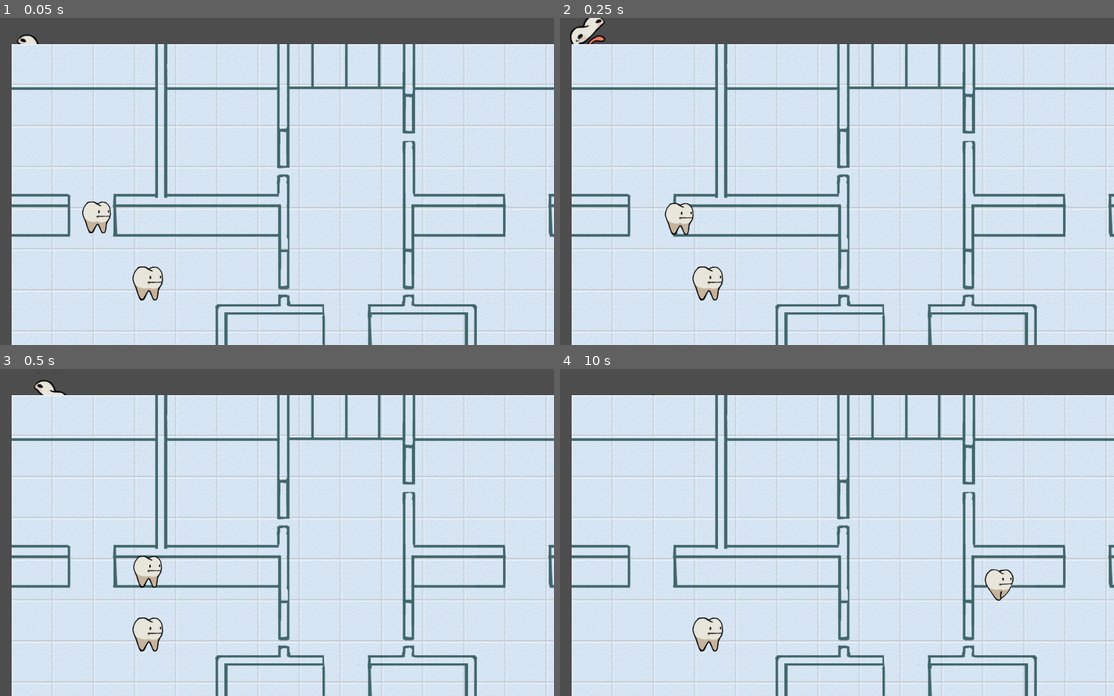
Above: before the commit, frames 1-4 (two rows, left to right).
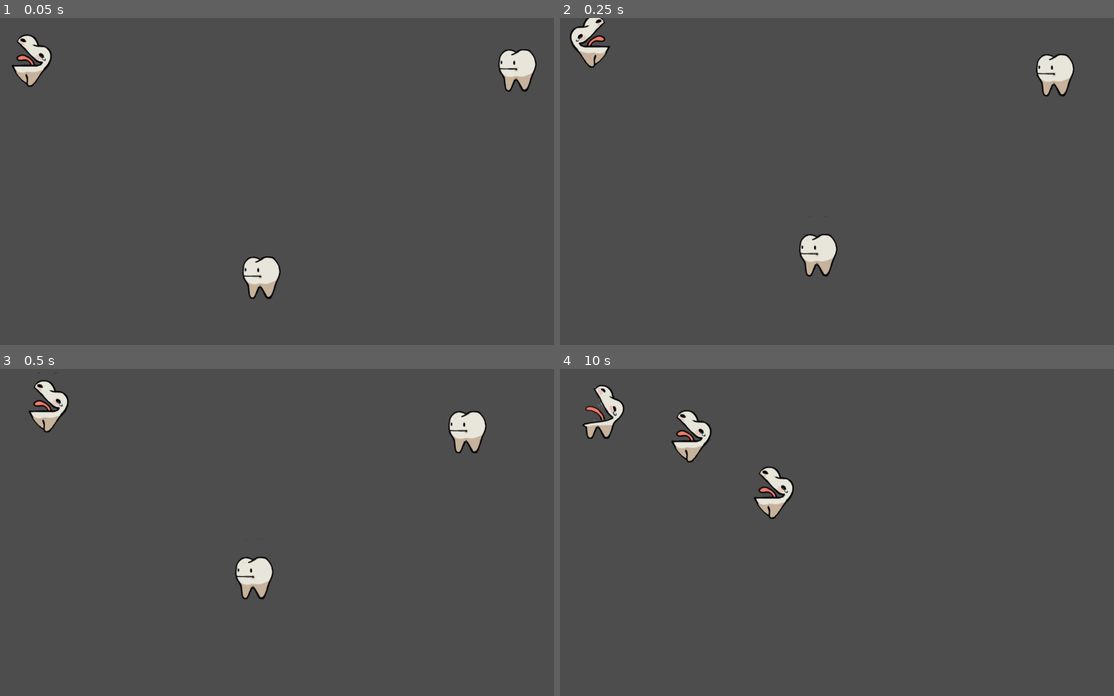
Above: after the commit, the same moments.

Repository: Mapachana/GlobalGameJam2024
Game: Godot game, scene res://escenas/testpersonajes.tscn
Same seed, same stepped clock (60 frames per second), same inputs: the game is played once before the commit and once after it. This scene is started directly instead of the project's main scene.
Inputs (mouse positions are in pixels of both pictures, inside the frame that each line leads up to):
- Up to frame 1 (0.05 s): no input
- Up to frame 2 (0.25 s): no input
- Up to frame 3 (0.5 s): no input
- Up to frame 4 (10 s): move the mouse to (953, 516) at 0.52 s; press the mouse at (953, 516) at 0.53 s; release the mouse at (953, 516) at 1.25 s; drag from (704, 548) to (593, 418) at 1.27 s; move the mouse to (881, 460) at 2.02 s; press the mouse at (881, 460) at 2.03 s; release the mouse at (881, 460) at 2.75 s; drag from (792, 597) to (776, 473) at 2.77 s; move the mouse to (997, 581) at 3.52 s; press the mouse at (997, 581) at 3.53 s; release the mouse at (997, 581) at 4.25 s; drag from (648, 483) to (604, 408) at 4.27 s; move the mouse to (853, 532) at 5.02 s; press the mouse at (853, 532) at 5.03 s; release the mouse at (853, 532) at 5.75 s; drag from (737, 450) to (704, 548) at 5.77 s; move the mouse to (953, 516) at 6.52 s; press the mouse at (953, 516) at 6.53 s; release the mouse at (953, 516) at 7.25 s; drag from (704, 548) to (598, 395) at 7.27 s; move the mouse to (881, 460) at 8.02 s; press the mouse at (881, 460) at 8.03 s; release the mouse at (881, 460) at 8.75 s; drag from (792, 597) to (598, 418) at 8.77 s; move the mouse to (997, 581) at 9.52 s; press the mouse at (997, 581) at 9.53 s

The runs differ from the first frame. In frame 1, 90% of the frame differs, in the area x 2-100%, y 8-100%; in frame 2, 90%; in frame 3, 90%; in frame 4, 90%, in the area x 2-100%, y 4-100%.
Error after the commit: Invalid assignment of property or key 'shader' with value of type 'Shader' on a base object of type 'null instance'. (res://escenas/personajes.gd:88)

Commit message:
Cambios

Diff:
--- a/escenas/personajes.gd
+++ b/escenas/personajes.gd
@@ -16,6 +16,8 @@
 var temporizador
 var puntos_vuelta
 var orientacion
+
+@onready var shaderdying = preload("res://graficos/muerto.gdshader")
 
 
 
@@ -83,7 +85,7 @@
 			temporizador += delta
 
 			if temporizador >= 8:
-				pass
+				self.material.shader = shaderdying
 
 			if temporizador >= TIEMPO_MAX_INFECTADO:
 				muerto = true
--- a/escenas/testpersonajes.tscn
+++ b/escenas/testpersonajes.tscn
@@ -1,7 +1,6 @@
-[gd_scene load_steps=3 format=3 uid="uid://cwo1t2hoperdk"]
+[gd_scene load_steps=2 format=3 uid="uid://cwo1t2hoperdk"]
 
 [ext_resource type="PackedScene" uid="uid://bfy0n0xf8xlch" path="res://escenas/personajes.tscn" id="1_3dvat"]
-[ext_resource type="PackedScene" uid="uid://bkyiibuhic5o3" path="res://escenas/main.tscn" id="2_gtr37"]
 
 [node name="Node2D" type="Node2D"]
 scale = Vector2(1.15, 1.15)
@@ -21,5 +20,3 @@
 [node name="CharacterBody2D3" parent="." instance=ExtResource("1_3dvat")]
 position = Vector2(570, 547)
 puntos = PackedVector2Array(570, 547, 500, 50, 100, 50)
-
-[node name="Node2D" parent="." instance=ExtResource("2_gtr37")]
